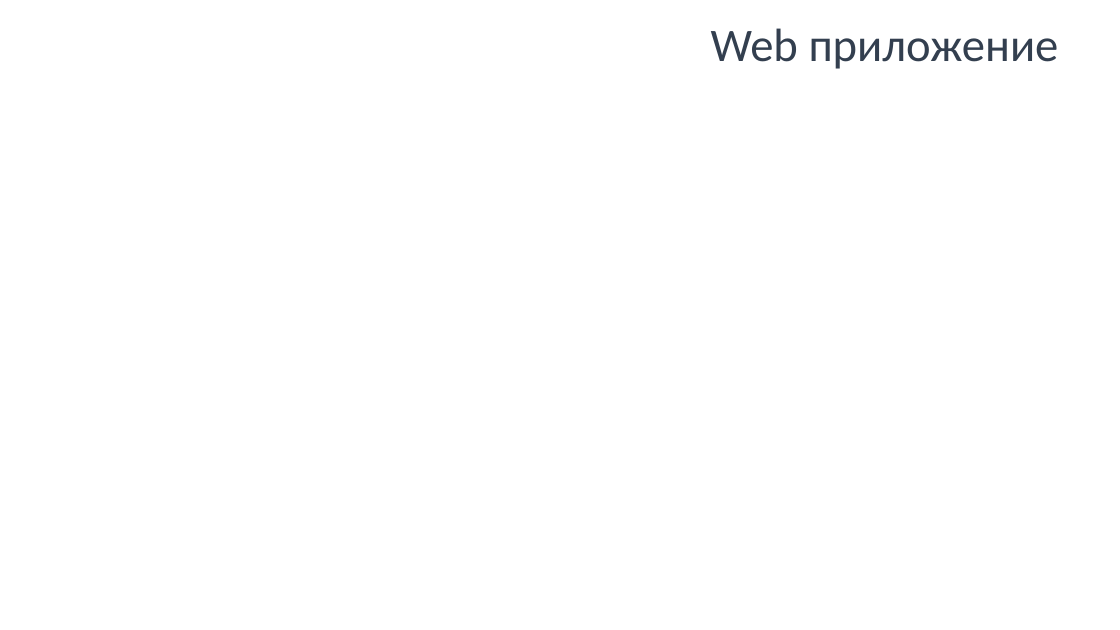
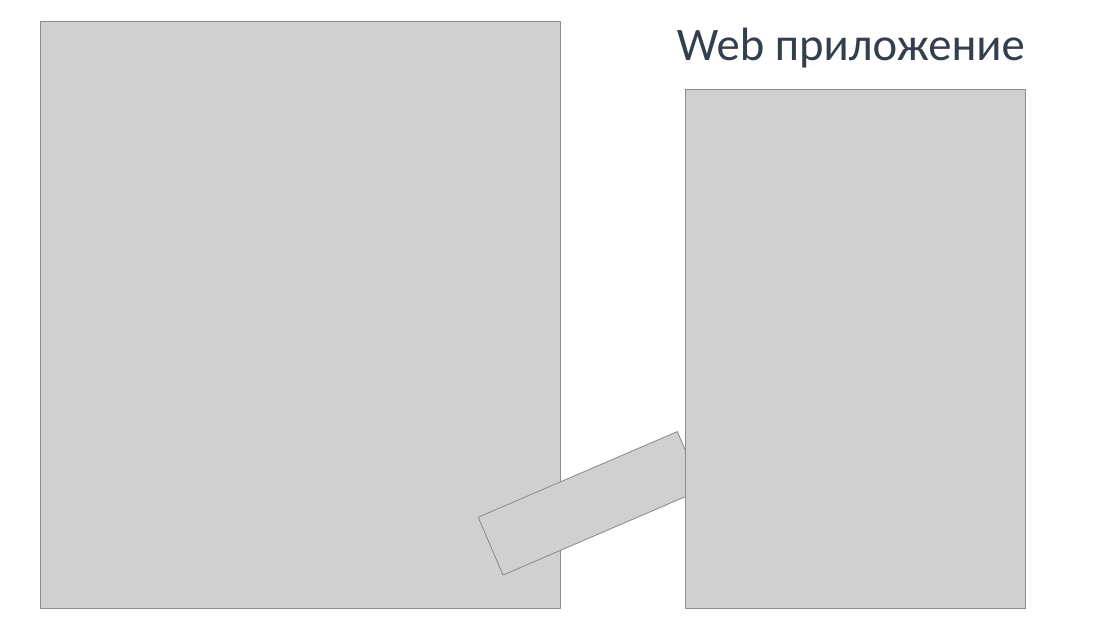
Before and after one commit to alivia-school/project-6c-ML, a slide deck: slide 8 of docs/Презентация.Машинное обучение.pptx. Drawn at 1120x630 pixels with LibreOffice and Linux fonts; fonts in the diff are those of the drawing; grey boxes stand for pictures; background and template pictures are left out. Boxes give left, top, right and bottom in pixels: in the first picture for what was removed or moved away, otherwise in the second. Text is boxed around its words. In the diff, an @@ line names an element or a change of style, - is before the commit and + after.

```diff
--- a/docs/Презентация.Машинное обучение.pptx
+++ b/docs/Презентация.Машинное обучение.pptx
@@ picture added at <box>40,22,560,609</box> @@
@@ text "Web приложение": place and size @@
-text "Web приложение" at <box>711,28,1059,69</box>
+text "Web приложение" at <box>677,27,1025,68</box>
@@ picture added at <box>686,90,1026,608</box> @@
@@ picture added at <box>479,432,703,576</box> @@
```
Also in this commit, not shown: 7 other slides changed.
